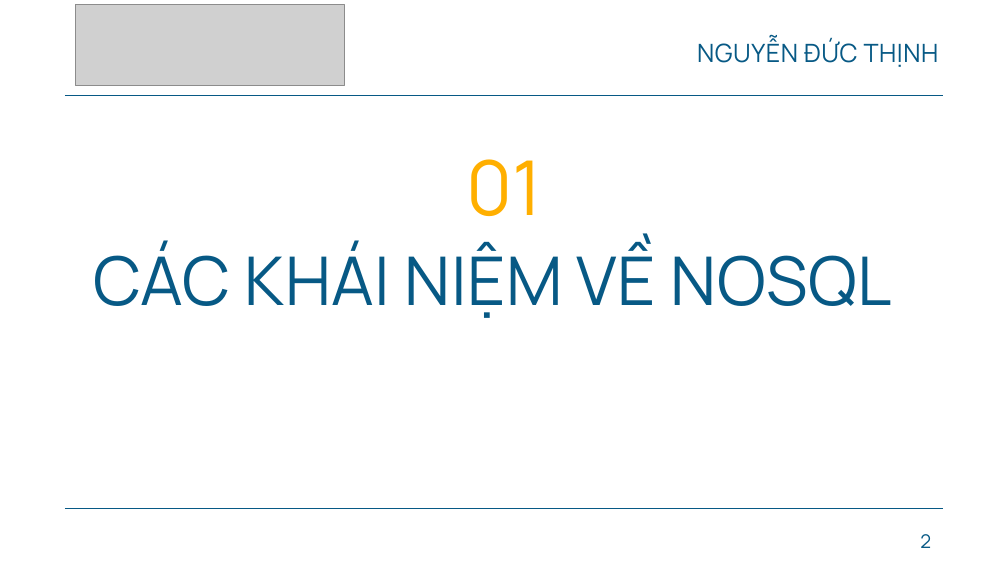
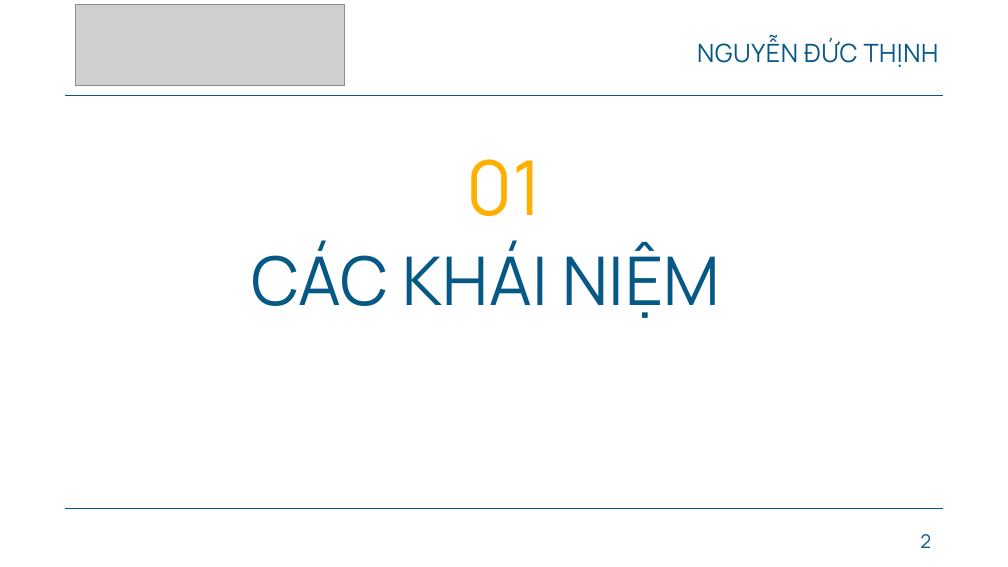
Before and after one commit to Ducthinh1501/CN-DA21TTB-NGUYENDUCTHINH-MONGODB-READINGTESTS, a slide deck: slide 2 of thesis/CN-SLIDE-BAOCAO.pptx. Drawn at 1008x567 pixels with LibreOffice and Linux fonts; fonts in the diff are those of the drawing; grey boxes stand for pictures; background and template pictures are left out. Boxes give left, top, right and bottom in pixels: in the first picture for what was removed or moved away, otherwise in the second. Text is boxed around its words. In the diff, an @@ line names an element or a change of style, - is before the commit and + after.

```diff
--- a/thesis/CN-SLIDE-BAOCAO.pptx
+++ b/thesis/CN-SLIDE-BAOCAO.pptx
@@ text at (251,243,720,318): text changed @@
-CÁC KHÁI NIỆM VỀ NOSQL
+CÁC KHÁI NIỆM
```
Also in this commit, not shown: 3 other slides changed, 4 slides added, 8 slides removed, 12 other files.
